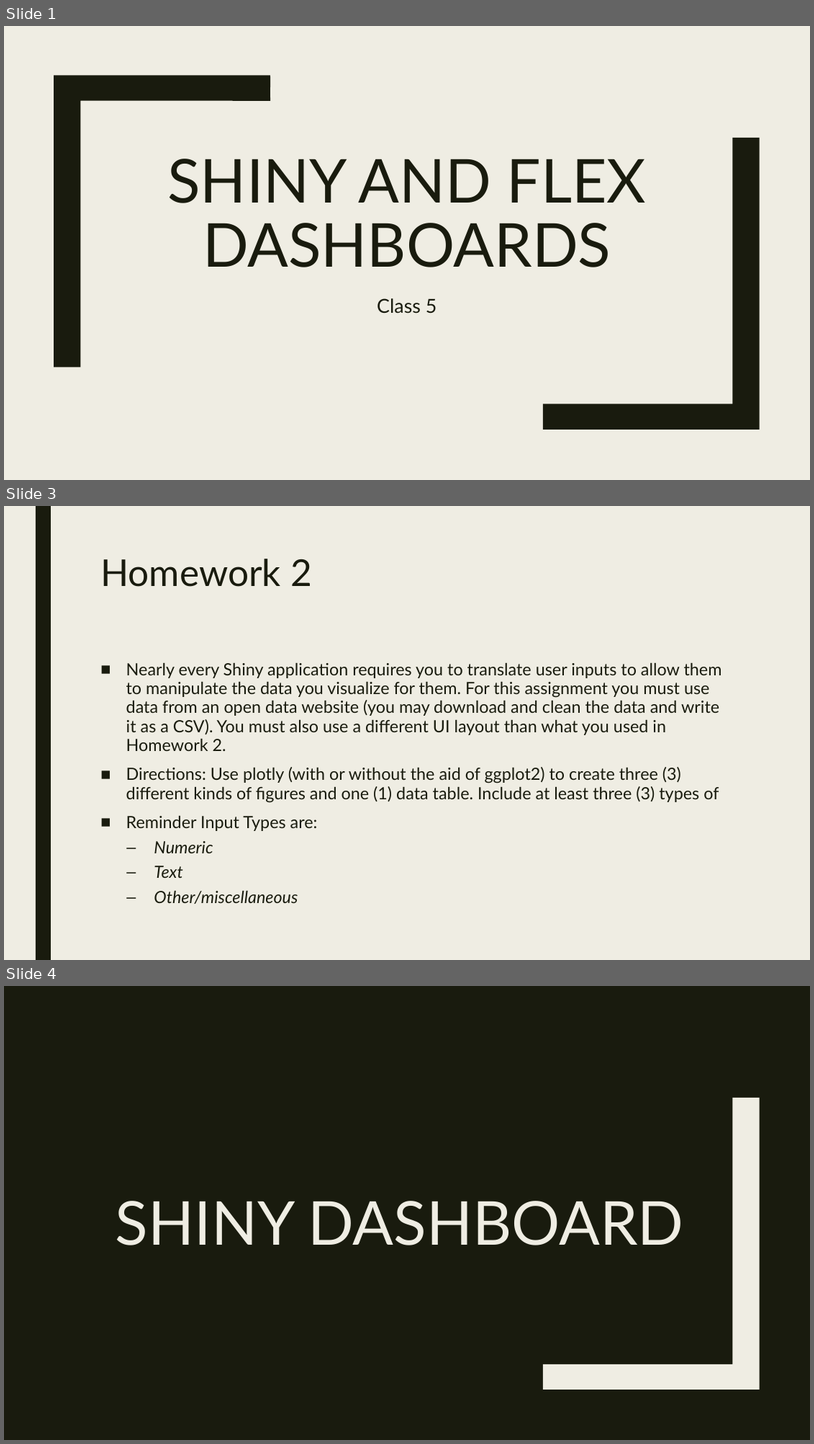
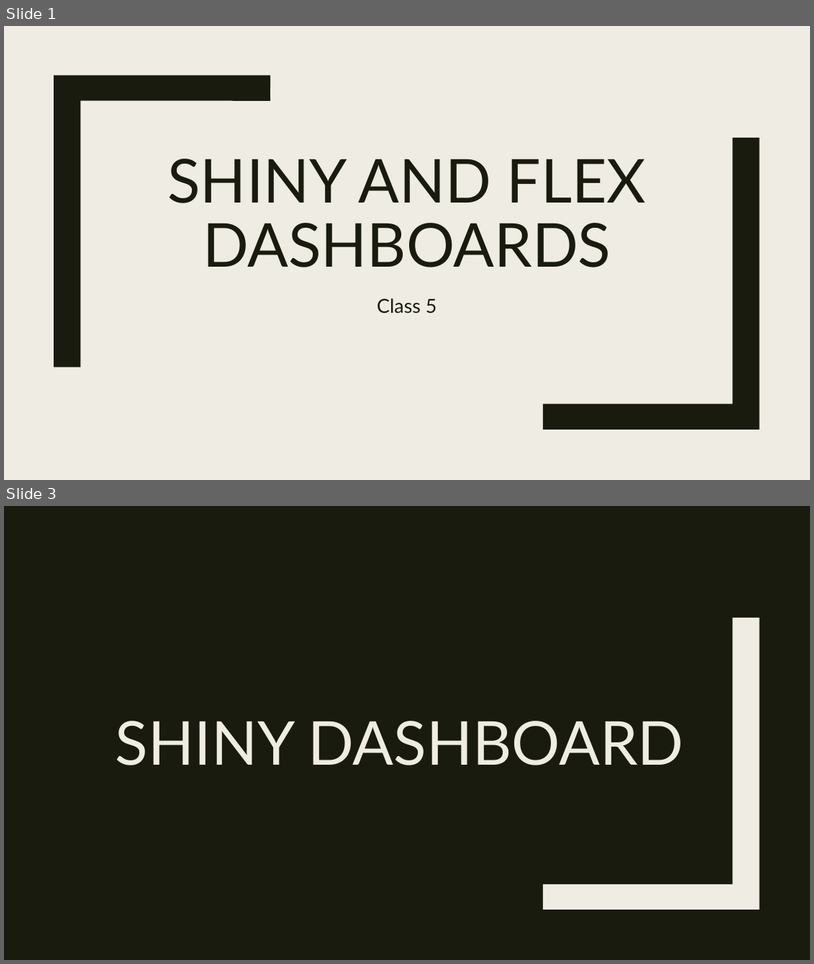
Before and after one commit to RforOperations2018/Class_2, a slide deck: Class 6.pptx. Shown one above the other, each under a label of ours: slides 1, 3 and 4 before the commit, slides 1 and 3 after it; the slides between them are not shown. The pictures are 814x1444 and 814x964 pixels, drawn with LibreOffice and Linux fonts; fonts in the diff are those of the drawing. Boxes give left, top, right and bottom in pixels: in the first picture for what was removed or moved away, otherwise in the second. Text is boxed around its words. In the diff, an @@ line names an element or a change of style, - is before the commit and + after.

```diff
--- a/Class 6.pptx
+++ b/Class 6.pptx
@@ slide 3 removed at (4,506,810,960), background #EFEDE3 @@
@@ rectangle removed at (36,506,51,960) @@
@@ title removed at (100,559,312,587) @@
-Homework 2
@@ text removed at (126,662,723,903) @@
-■ Nearly every Shiny application requires you to translate user inputs to allow them to manipulate the data you visualize for them. For this assignment you must use data from an open data website (you may download and clean the data and write it as a CSV). You must also use a different UI layout than what you used in Homework 2.
-■ Directions: Use plotly (with or without the aid of ggplot2) to create three (3) different kinds of figures and one (1) data table. Include at least three (3) types of
-■ Reminder Input Types are:
-  – Numeric
-  – Text
-  – Other/miscellaneous
@@ what was slide 4 is now slide 3 @@
```
Also in this commit, not shown: 1 slide changed, 2 slides added, 1 other file.
